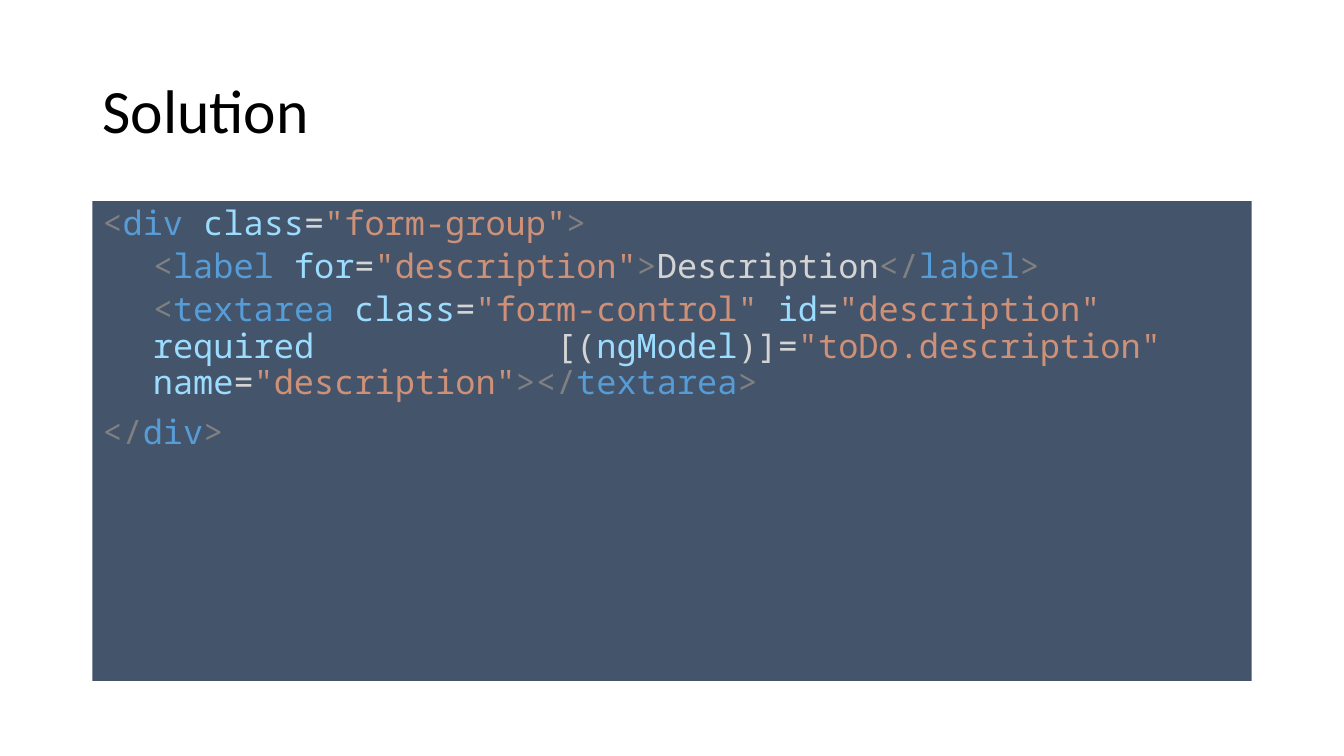
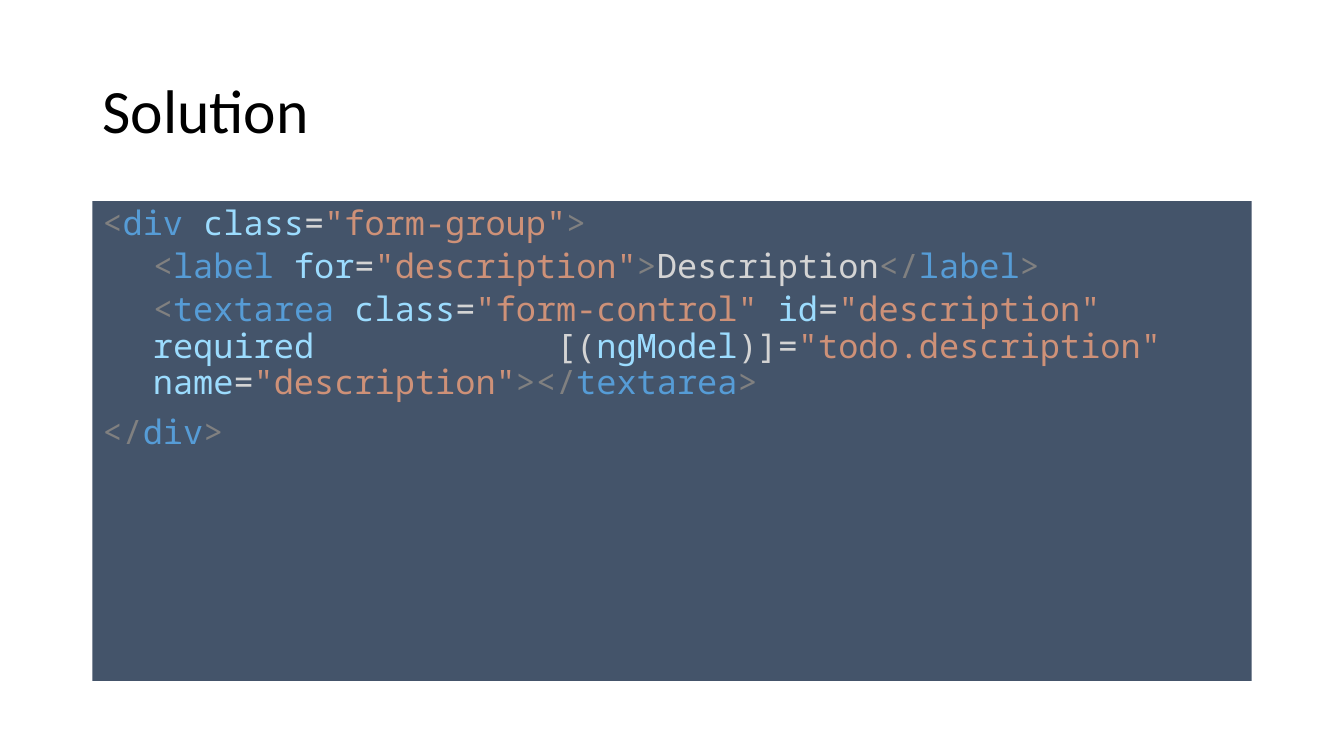
Before and after one commit to spirit-coding/todo-app-aj33349, a slide deck: slide 19 of Angular2.pptx. Drawn at 1344x756 pixels with LibreOffice and Linux fonts; fonts in the diff are those of the drawing. Boxes give left, top, right and bottom in pixels: in the first picture for what was removed or moved away, otherwise in the second. Text is boxed around its words. In the diff, an @@ line names an element or a change of style, - is before the commit and + after.

```diff
--- a/Angular2.pptx
+++ b/Angular2.pptx
@@ text at [153,295,1161,402]: text changed @@
-  <textarea class="form-control" id="description" required [(ngModel)]="toDo.description" name="description"></textarea>
+  <textarea class="form-control" id="description" required [(ngModel)]="todo.description" name="description"></textarea>
```
Also in this commit, not shown: 6 other slides changed, 9 slides added, 7 other files.
